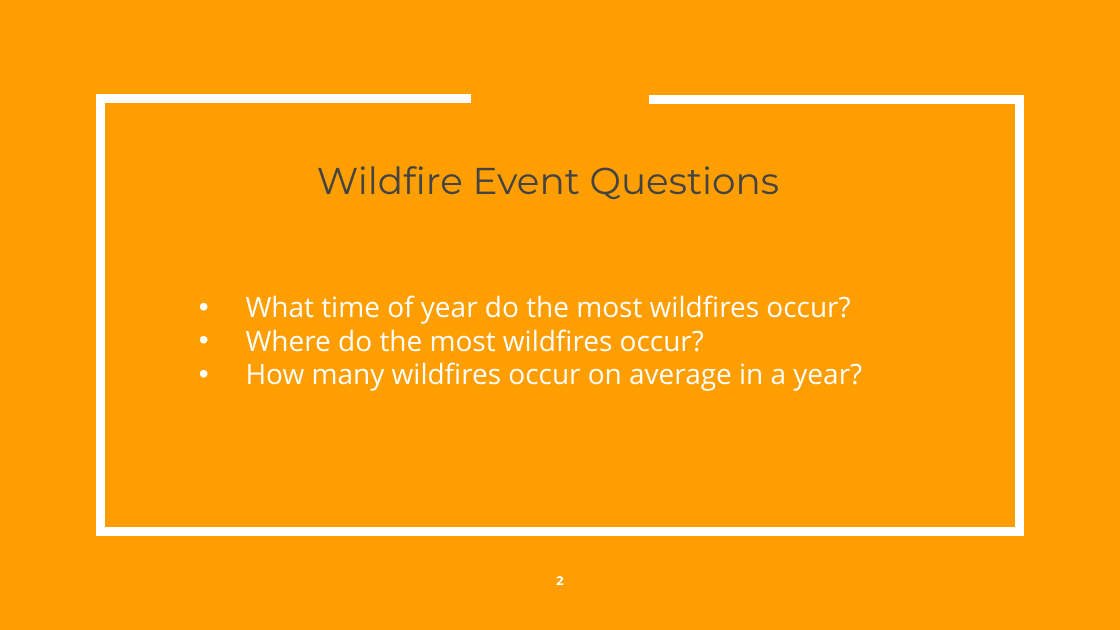
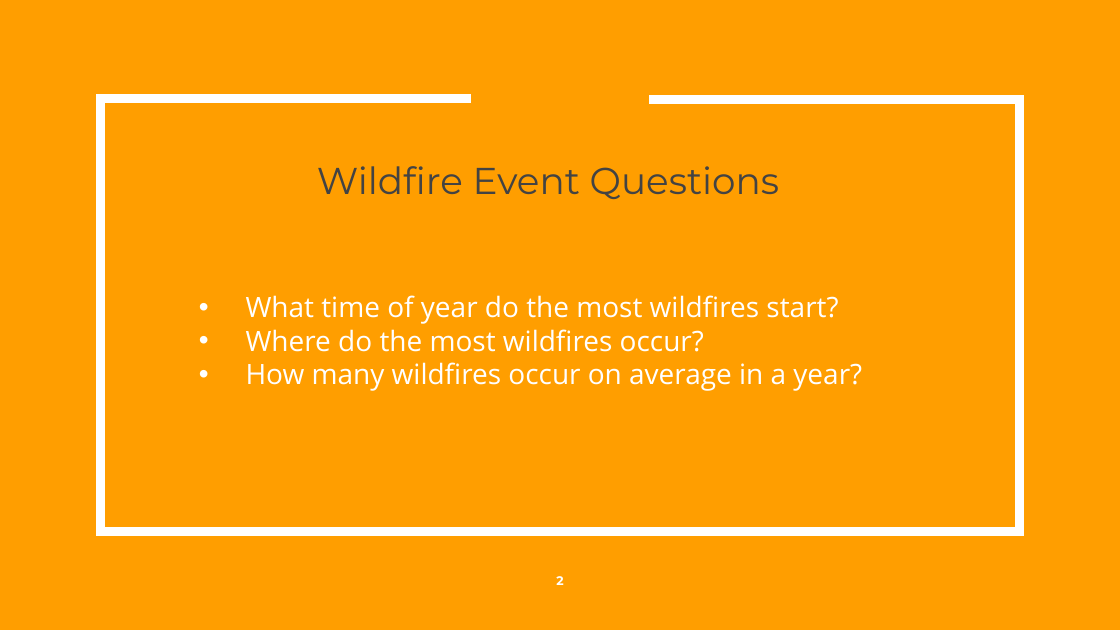
Before and after one commit to britt-emm/CGGroupProject, a slide deck: slide 2 of Wildfire_Group_Proj.pptx. Drawn at 1120x630 pixels with LibreOffice and Linux fonts; fonts in the diff are those of the drawing. Boxes give left, top, right and bottom in pixels: in the first picture for what was removed or moved away, otherwise in the second. Text is boxed around its words. In the diff, an @@ line names an element or a change of style, - is before the commit and + after.

```diff
--- a/Wildfire_Group_Proj.pptx
+++ b/Wildfire_Group_Proj.pptx
@@ subtitle at [246, 295, 838, 324]: text changed @@
-• What time of year do the most wildfires occur?
+• What time of year do the most wildfires start?
```
Also in this commit, not shown: 8 other slides changed, 1 slide added, 37 slides removed.
